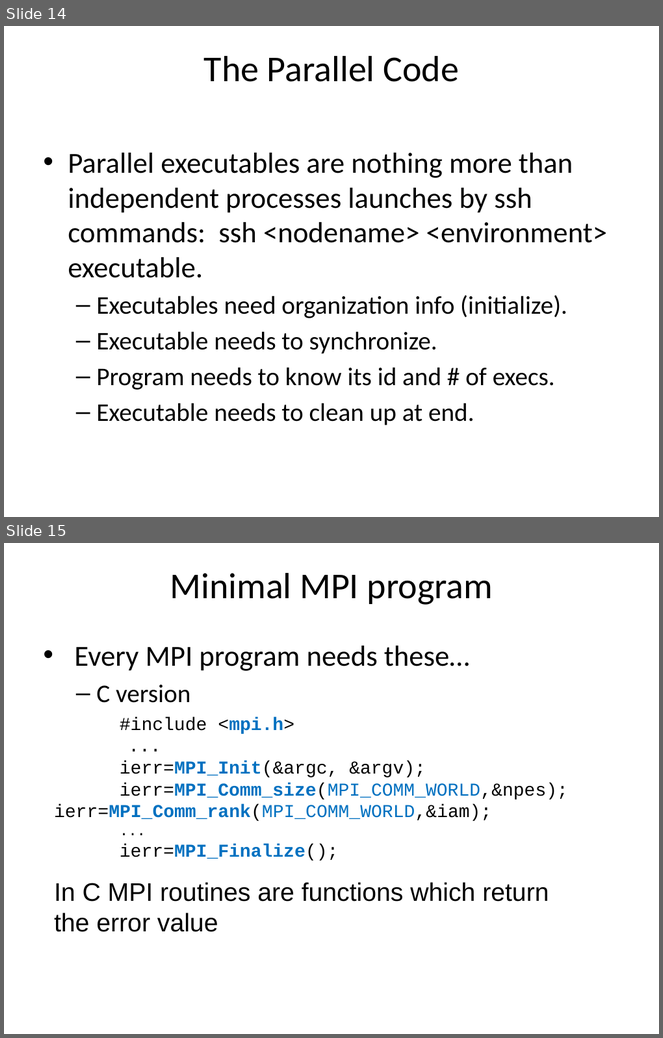
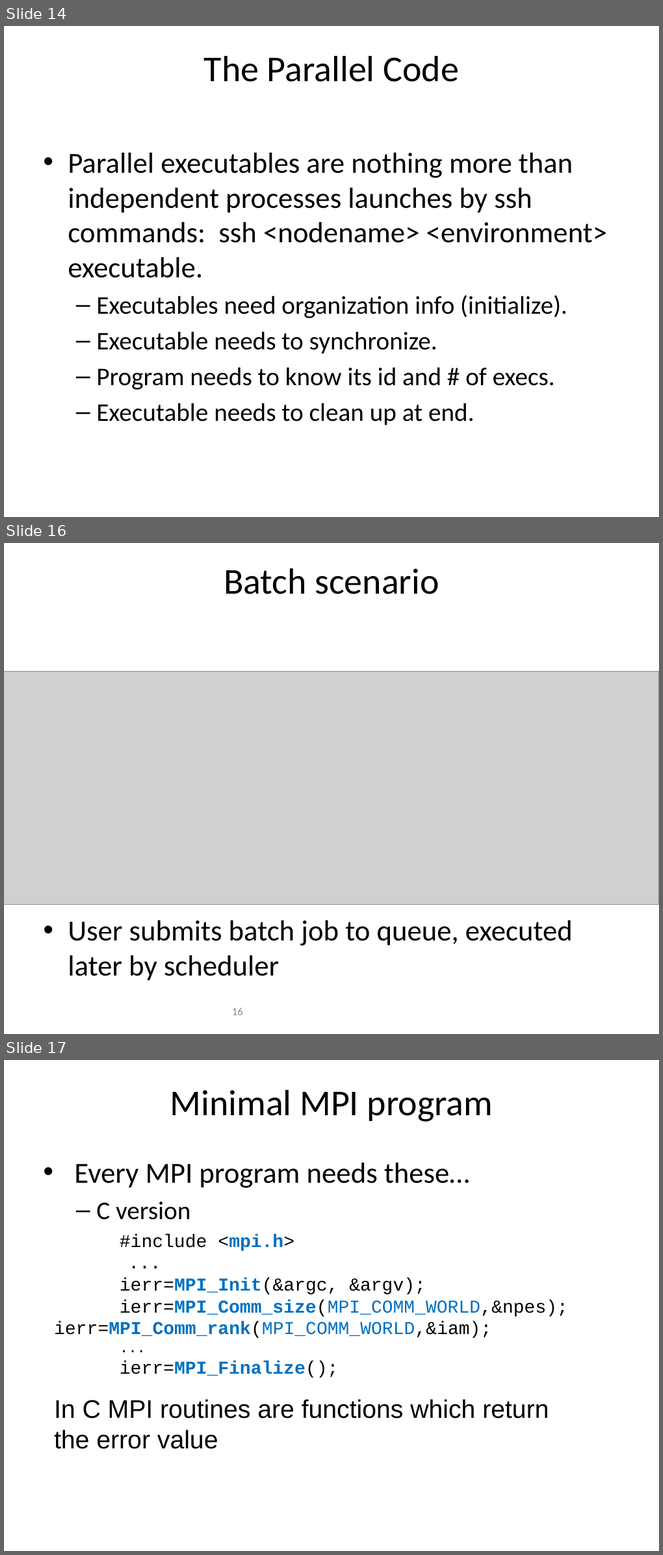
Before and after one commit to allenyllee/Parallel-Computing-Book, a slide deck: slides/MPI/MPI-introduction.pptx. Shown one above the other, each under a label of ours: slides 14 and 15 before the commit, slides 14, 16 and 17 after it; the slides between them are not shown. The pictures are 663x1038 and 663x1555 pixels, drawn with LibreOffice and Linux fonts; fonts in the diff are those of the drawing; grey boxes stand for pictures; background and template pictures are left out. Boxes give left, top, right and bottom in pixels: in the first picture for what was removed or moved away, otherwise in the second. Text is boxed around its words. In the diff, an @@ line names an element or a change of style, - is before the commit and + after.

```diff
--- a/slides/MPI/MPI-introduction.pptx
+++ b/slides/MPI/MPI-introduction.pptx
@@ slide 16 added at (x1=4, y1=543, x2=659, y2=1034), background #FFFFFF @@
@@ title added at (x1=224, y1=568, x2=439, y2=594), 40 pt, text #000000 @@
+Batch scenario
@@ picture added at (x1=4, y1=672, x2=659, y2=904) @@
@@ text added at (x1=68, y1=921, x2=573, y2=981), 32 pt, text #000000 @@
+• User submits batch job to queue, executed later by scheduler
@@ page number added at (x1=232, y1=1008, x2=243, y2=1016), 12 pt, text #8C8C8C @@
+16
@@ what was slide 15 is now slide 17 @@
```
Also in this commit, not shown: 1 slide changed, 1 other slide added, 7 other files.
